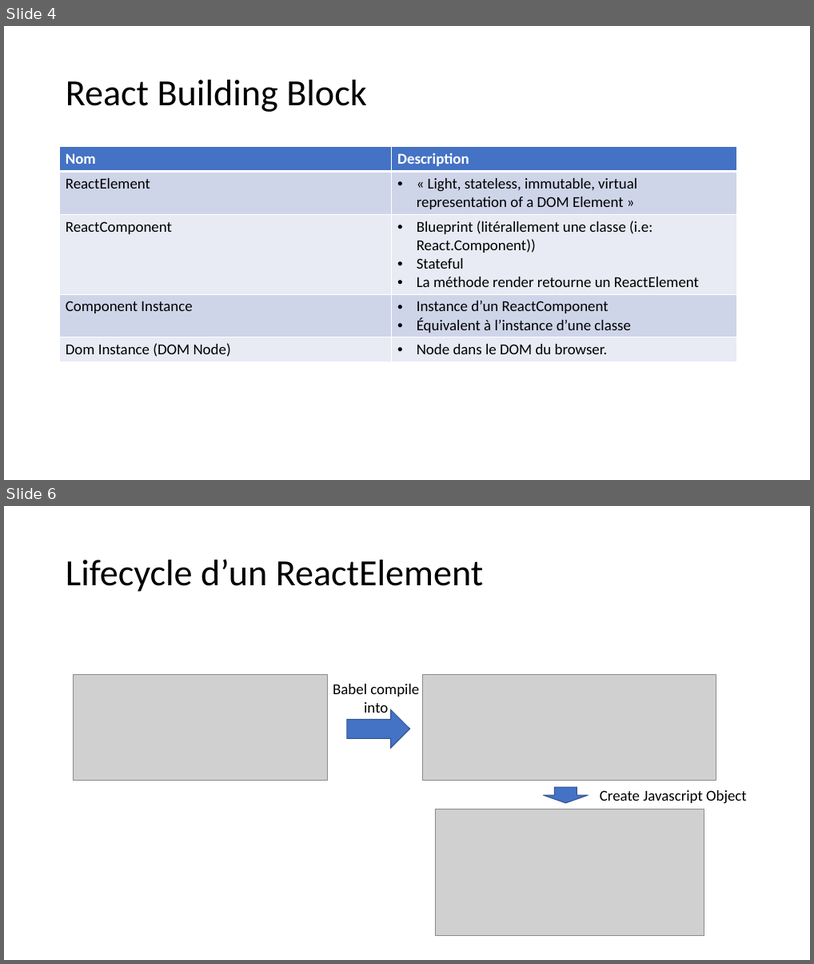
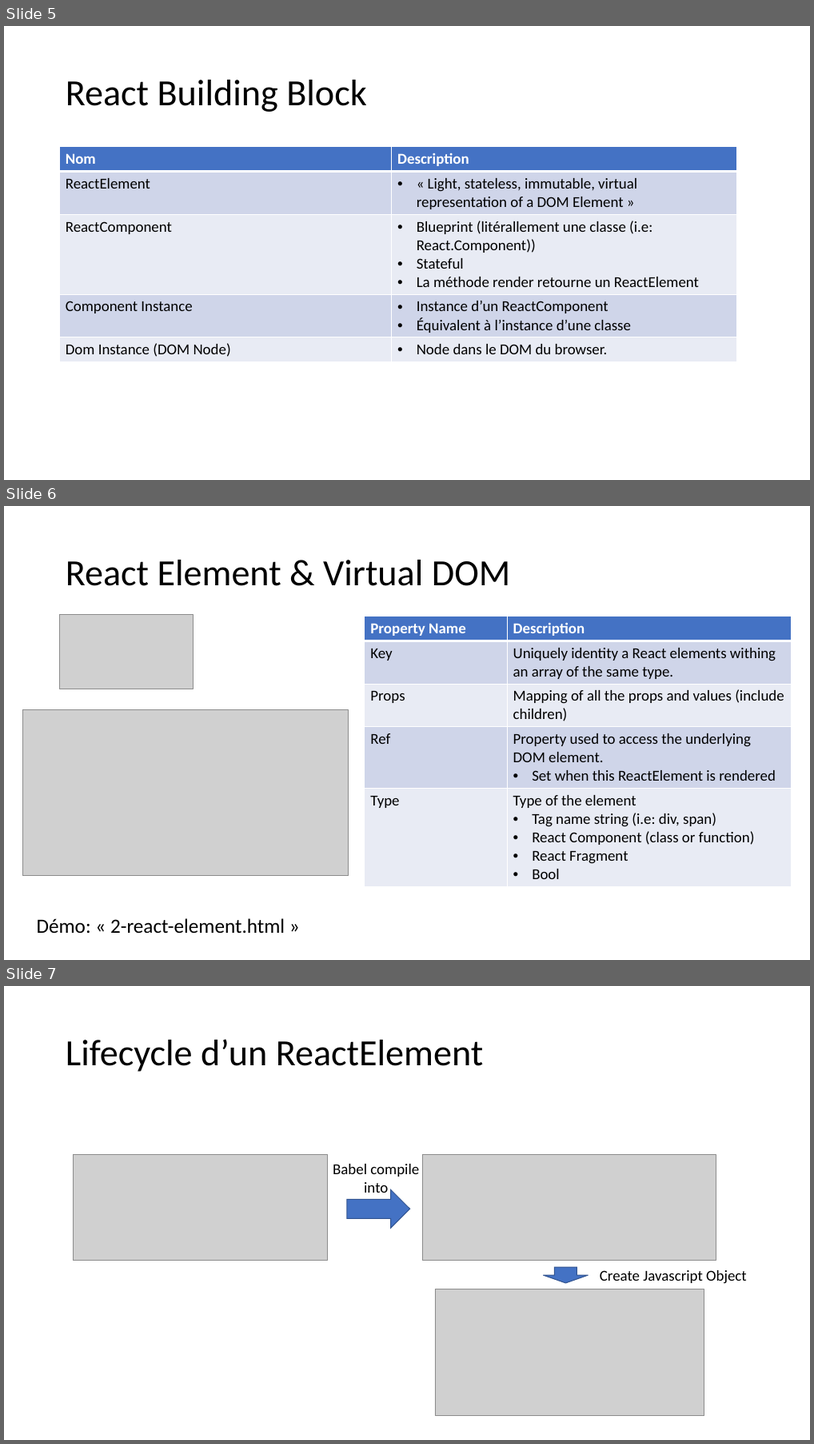
Before and after one commit to samuelgaudreau/formation-front-end-3, a slide deck: part-2/React-Perfo.pptx. Shown one above the other, each under a label of ours: slides 4 and 6 before the commit, slides 5, 6 and 7 after it; the slides between them are not shown. The pictures are 814x964 and 814x1444 pixels, drawn with LibreOffice and Linux fonts; fonts in the diff are those of the drawing; grey boxes stand for pictures. Boxes give left, top, right and bottom in pixels: in the first picture for what was removed or moved away, otherwise in the second. Text is boxed around its words. In the diff, an @@ line names an element or a change of style, - is before the commit and + after.

```diff
--- a/part-2/React-Perfo.pptx
+++ b/part-2/React-Perfo.pptx
@@ slide 6 added at [4,506,810,960], background #FFFFFF @@
@@ title added at [66,560,510,586], 44 pt, text #000000 @@
+React Element & Virtual DOM
@@ picture added at [60,614,194,688] @@
@@ table added at [365,616,792,883], 5 rows, 2 columns @@
+Property Name | Description
+Key | Uniquely identity a React elements withing an array of the same type.
+Props | Mapping of all the props and values (include children)
+Ref | Property used to access the underlying DOM element. / Set when this ReactElement is rendered
+Type | Type of the element / Tag name string (i.e: div, span) / React Component (class or function) / React Fragment / Bool
@@ picture added at [22,710,349,876] @@
@@ text added at [37,918,285,932], 24 pt, text #000000 @@
+Démo: « 2-react-element.html »
@@ what was slide 4 is now slide 5 @@
@@ what was slide 6 is now slide 7 @@
```
Also in this commit, not shown: 3 slides changed, 7 other slides added, 2 slides removed, 1 other file.
